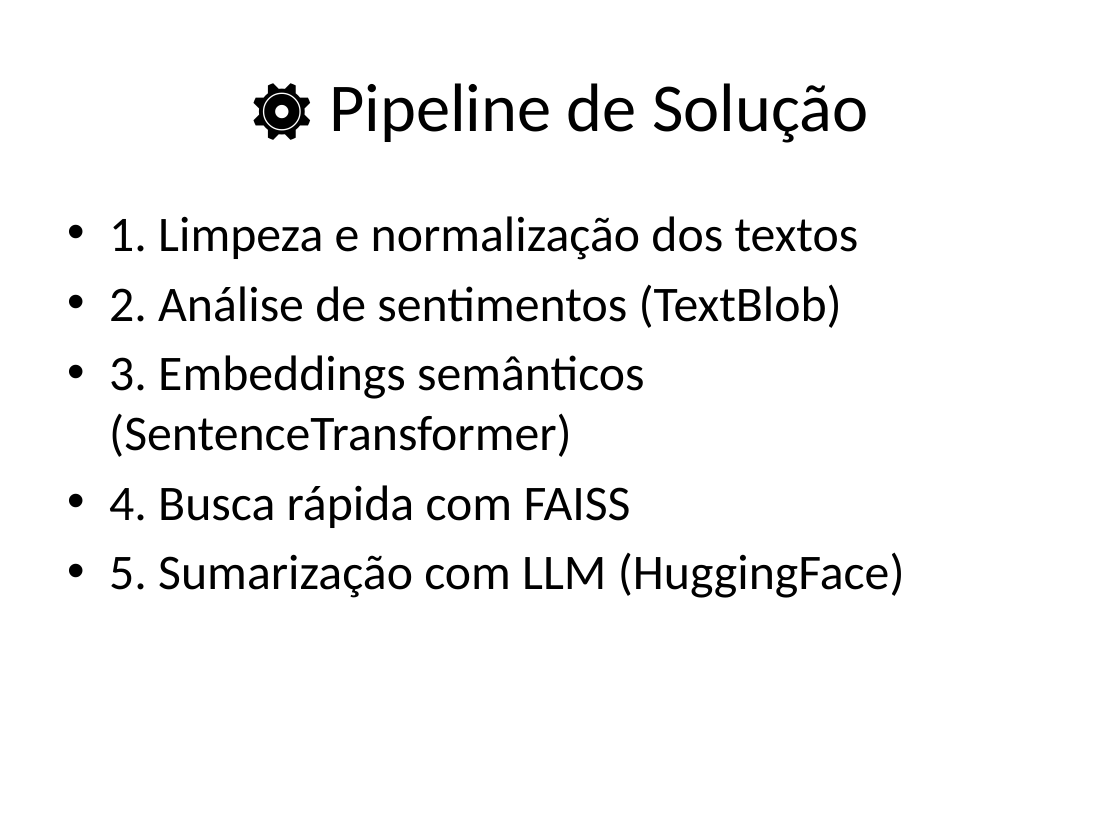
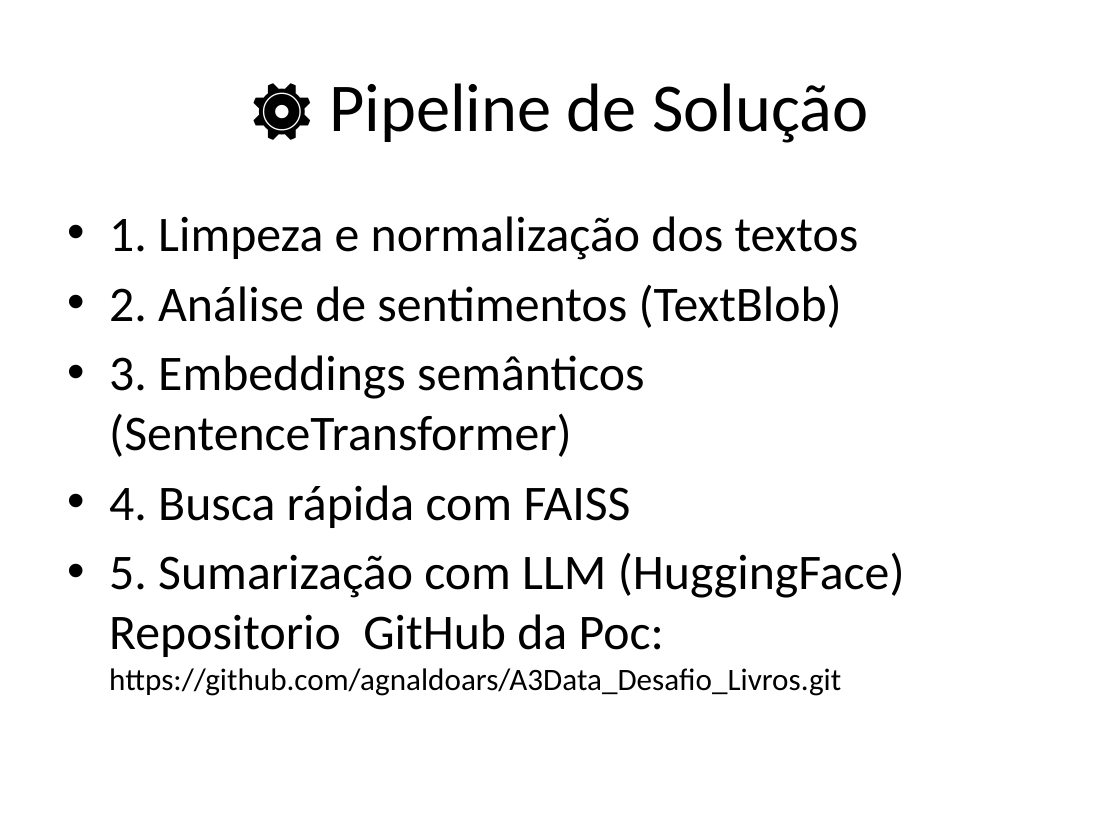
Before and after one commit to agnaldoars/A3Data_Desafio_Livros, a slide deck: slide 3 of Apresentacao_A3Data_Livros.pptx. Drawn at 1120x840 pixels with LibreOffice and Linux fonts; fonts in the diff are those of the drawing. Boxes give left, top, right and bottom in pixels: in the first picture for what was removed or moved away, otherwise in the second. Text is boxed around its words. In the diff, an @@ line names an element or a change of style, - is before the commit and + after.

```diff
--- a/Apresentacao_A3Data_Livros.pptx
+++ b/Apresentacao_A3Data_Livros.pptx
@@ text at box(109, 552, 905, 696): text changed @@
-• 5. Sumarização com LLM (HuggingFace)
+• 5. Sumarização com LLM (HuggingFace)
+  Repositorio GitHub da Poc:
+  https://github.com/agnaldoars/A3Data_Desafio_Livros.git
```
Also in this commit, not shown: 19 other slides changed, 11 slides added, 3 slides removed, 2 other files.
